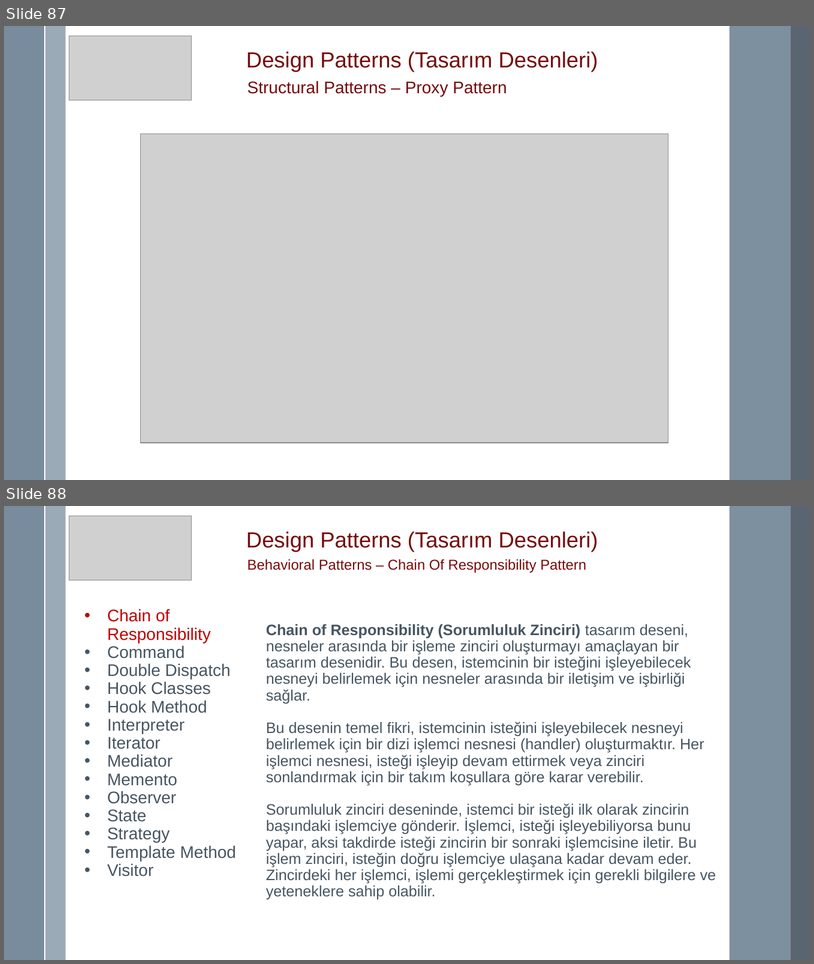
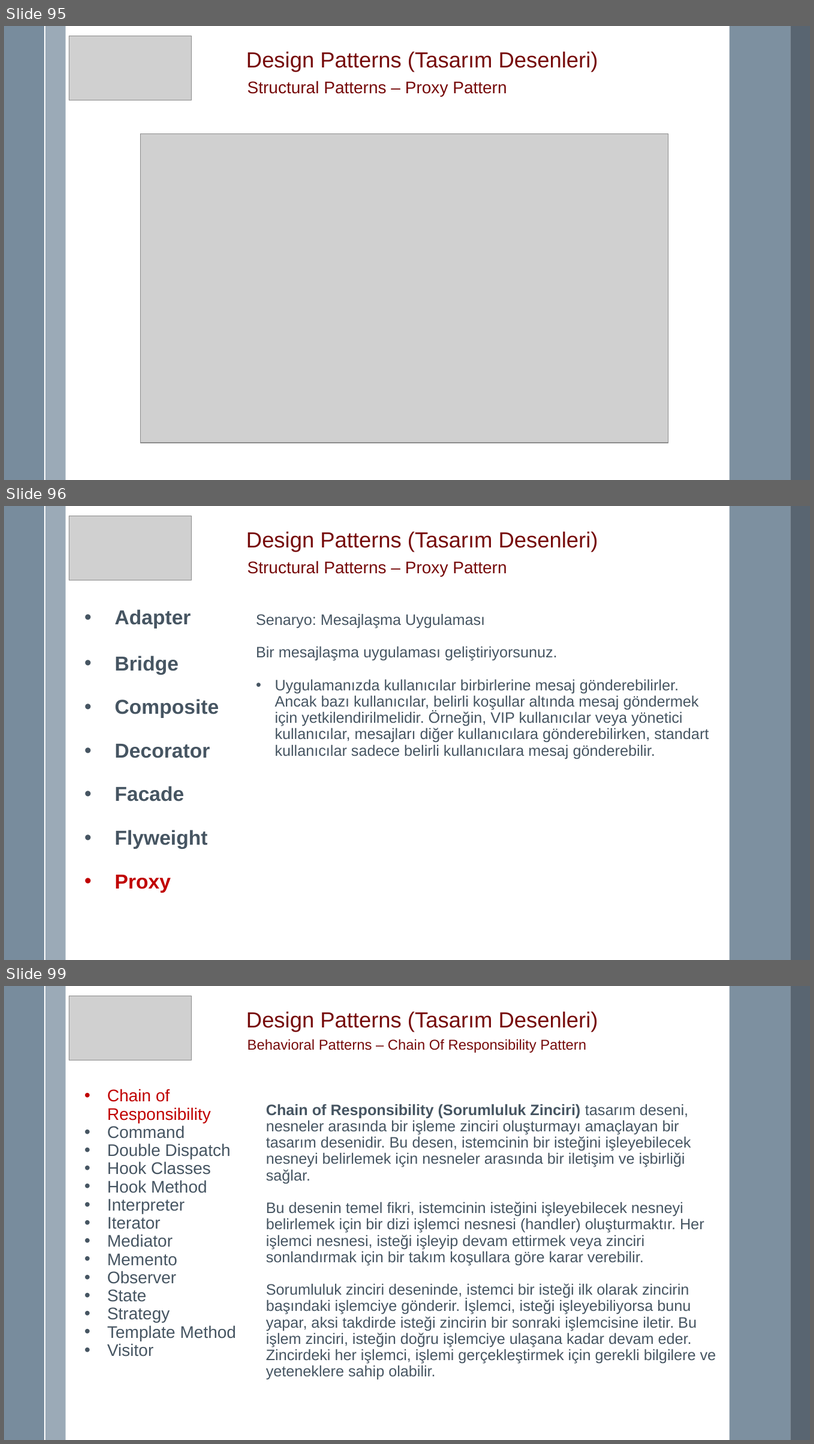
Before and after one commit to mremregok/DesignPattern, a slide deck: Design Pattern.pptx. Shown one above the other, each under a label of ours: slides 87 and 88 before the commit, slides 95, 96 and 99 after it; the slides between them are not shown. The pictures are 814x964 and 814x1444 pixels, drawn with LibreOffice and Linux fonts; fonts in the diff are those of the drawing; grey boxes stand for pictures. Boxes give left, top, right and bottom in pixels: in the first picture for what was removed or moved away, otherwise in the second. Text is boxed around its words. In the diff, an @@ line names an element or a change of style, - is before the commit and + after.

Commit message:
Proxy, Facade ve Flyweight patternler düzenlendi.

```diff
--- a/Design Pattern.pptx
+++ b/Design Pattern.pptx
@@ slide 96 added at bbox=[4, 506, 810, 960], background #FFFFFF; not listed: 5 template elements that a slide beside it also shows @@
@@ picture added at bbox=[69, 516, 191, 580] @@
@@ text added at bbox=[246, 531, 599, 552], 26 pt, text #760A0A @@
+Design Patterns (Tasarım Desenleri)
@@ text added at bbox=[248, 561, 507, 576], 20 pt, text #760A0A @@
+Structural Patterns – Proxy Pattern
@@ text added at bbox=[115, 609, 219, 892], 24 pt, text #465562, bold @@
+• Adapter
+• Bridge
+• Composite
+• Decorator
+• Facade
+• Flyweight
+• Proxy
@@ text added at bbox=[256, 613, 709, 759], 18 pt, text #465562 @@
+Senaryo: Mesajlaşma Uygulaması
+Bir mesajlaşma uygulaması geliştiriyorsunuz.
+• Uygulamanızda kullanıcılar birbirlerine mesaj gönderebilirler. Ancak bazı kullanıcılar, belirli koşullar altında mesaj göndermek için yetkilendirilmelidir. Örneğin, VIP kullanıcılar veya yönetici kullanıcılar, mesajları diğer kullanıcılara gönderebilirken, standart kullanıcılar sadece belirli kullanıcılara mesaj gönderebilir.
@@ what was slide 87 is now slide 95 @@
@@ what was slide 88 is now slide 99 @@
```
Also in this commit, not shown: 5 slides changed, 10 other slides added, 59 other files.
